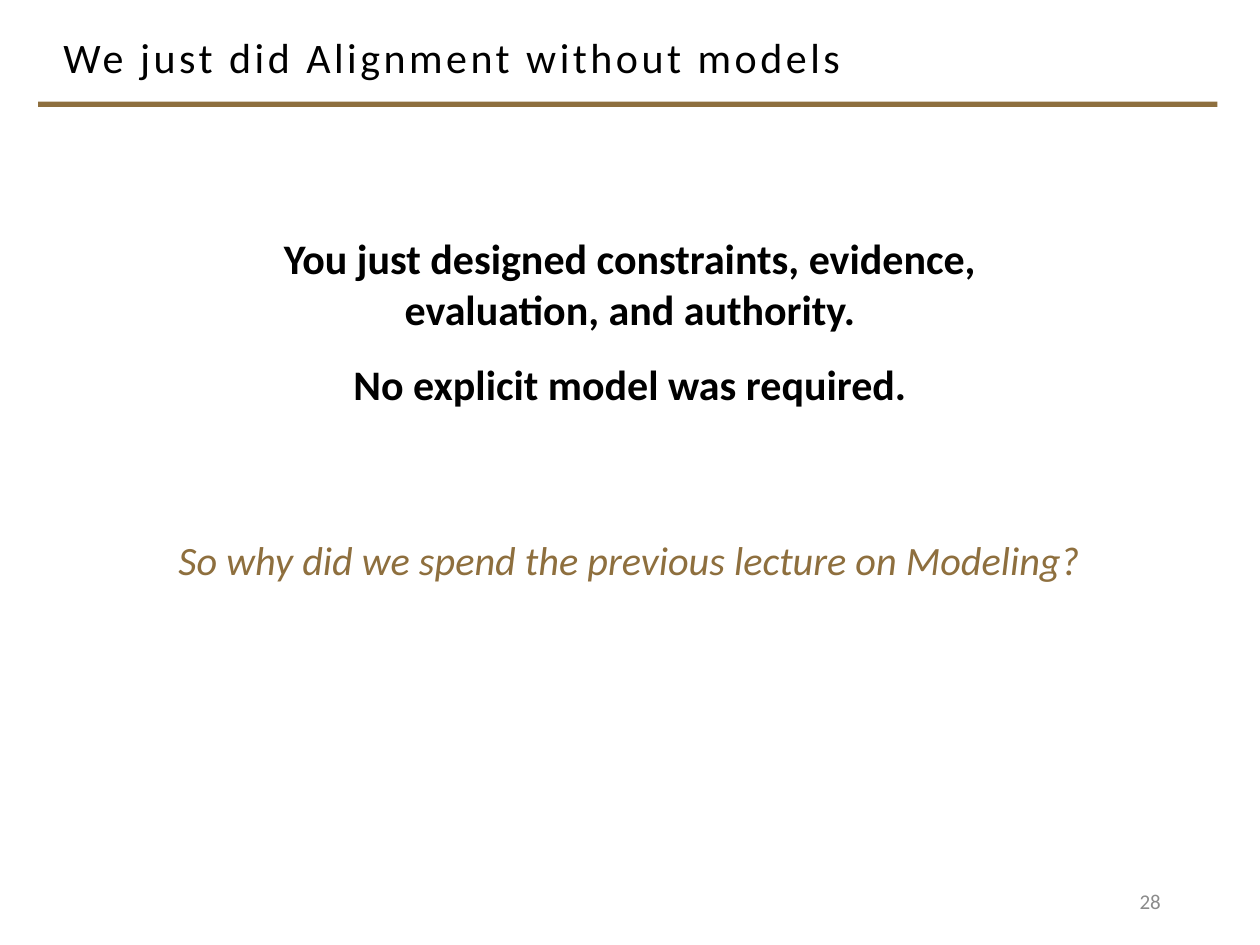
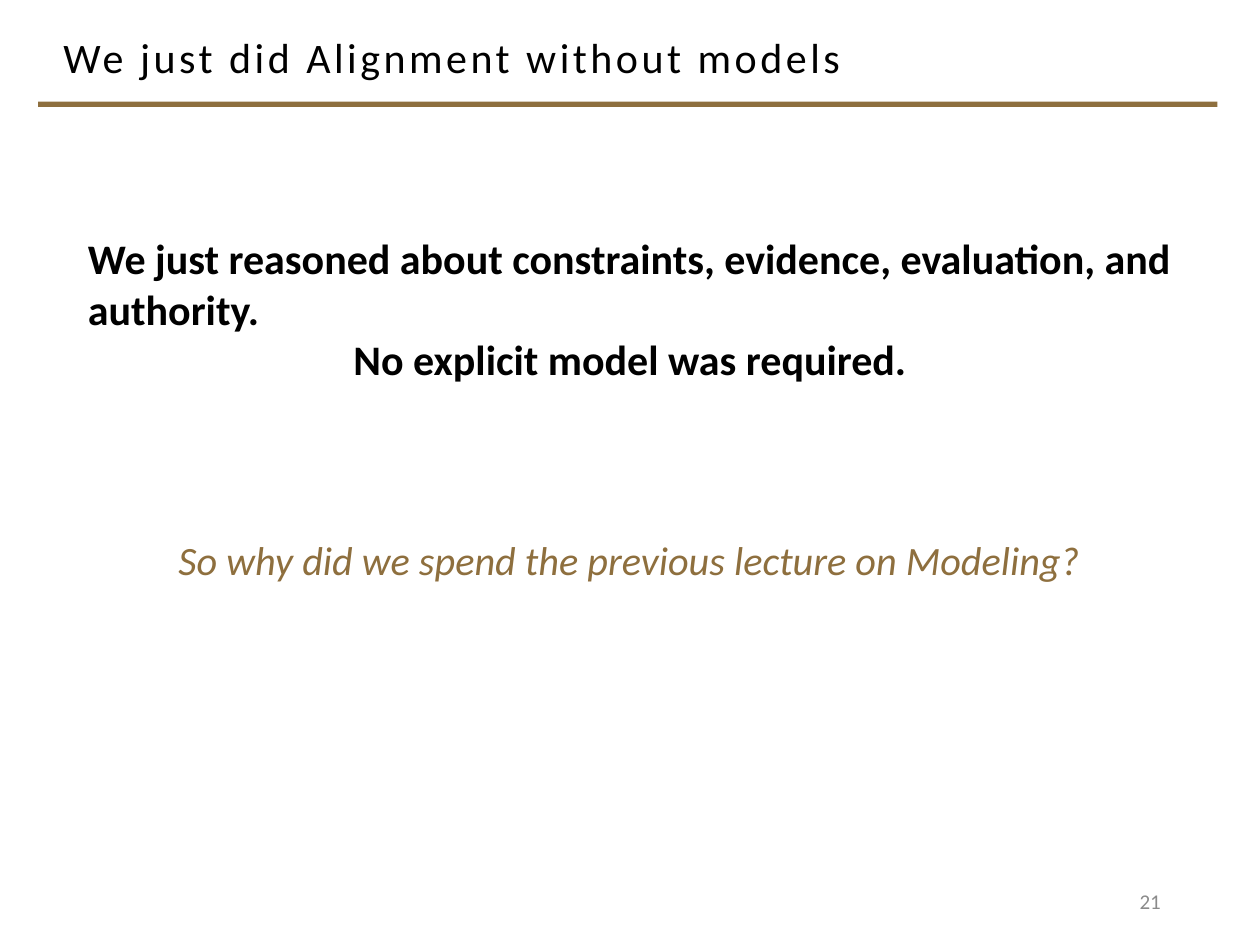
Before and after one commit to davisjam/model-based-agentic-software-engineering, a slide deck: slide 21 of course/lectures/act-2-delegation-and-control/03-alignment/2-3-Alignment.pptx (slide 28 before the commit). Drawn at 1260x945 pixels with LibreOffice and Linux fonts; fonts in the diff are those of the drawing; background and template pictures are left out. Boxes give left, top, right and bottom in pixels: in the first picture for what was removed or moved away, otherwise in the second. Text is boxed around its words. In the diff, an @@ line names an element or a change of style, - is before the commit and + after.

```diff
--- a/course/lectures/act-2-delegation-and-control/03-alignment/2-3-Alignment.pptx
+++ b/course/lectures/act-2-delegation-and-control/03-alignment/2-3-Alignment.pptx
@@ text at <box>88,244,1171,382</box>: text changed @@
-You just designed constraints, evidence,
-evaluation, and authority.
-No explicit model was required.
+We just reasoned about constraints, evidence, evaluation, and authority.
+No explicit model was required.
@@ page number at <box>1140,895,1161,909</box>: text changed @@
-28
+21
```
Also in this commit, not shown: 13 other slides changed, 7 slides removed.
